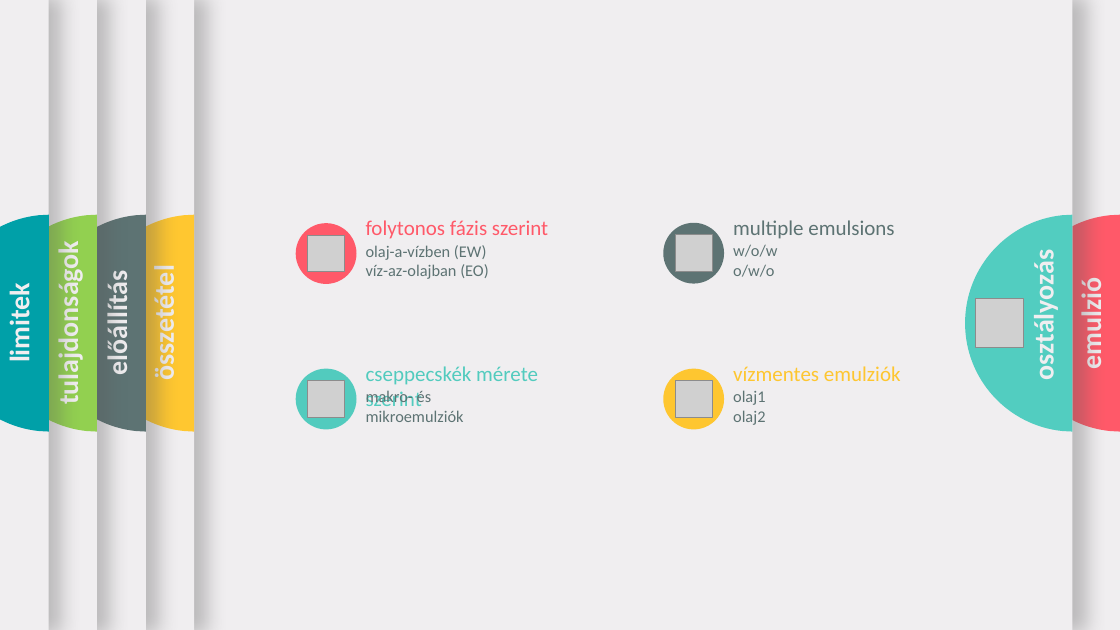
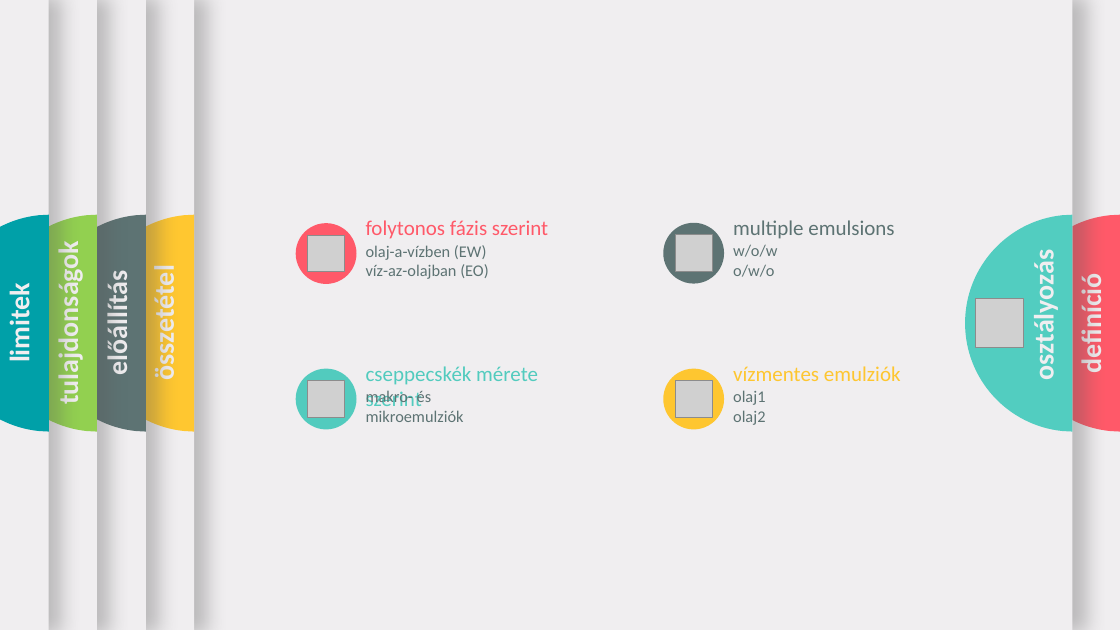
Before and after one commit to LilianaBohus/chemistry-presenations, a slide deck: slide 3 of emulsion-concentrates-short.pptx. Drawn at 1120x630 pixels with LibreOffice and Linux fonts; fonts in the diff are those of the drawing; grey boxes stand for pictures; background and template pictures are left out. Boxes give left, top, right and bottom in pixels: in the first picture for what was removed or moved away, otherwise in the second. Text is boxed around its words. In the diff, an @@ line names an element or a change of style, - is before the commit and + after.

```diff
--- a/emulsion-concentrates-short.pptx
+++ b/emulsion-concentrates-short.pptx
@@ text at [1075, 283, 1109, 370]: text changed @@
-emulzió
+definíció
```
Also in this commit, not shown: 4 other slides changed, 1 slide removed.
